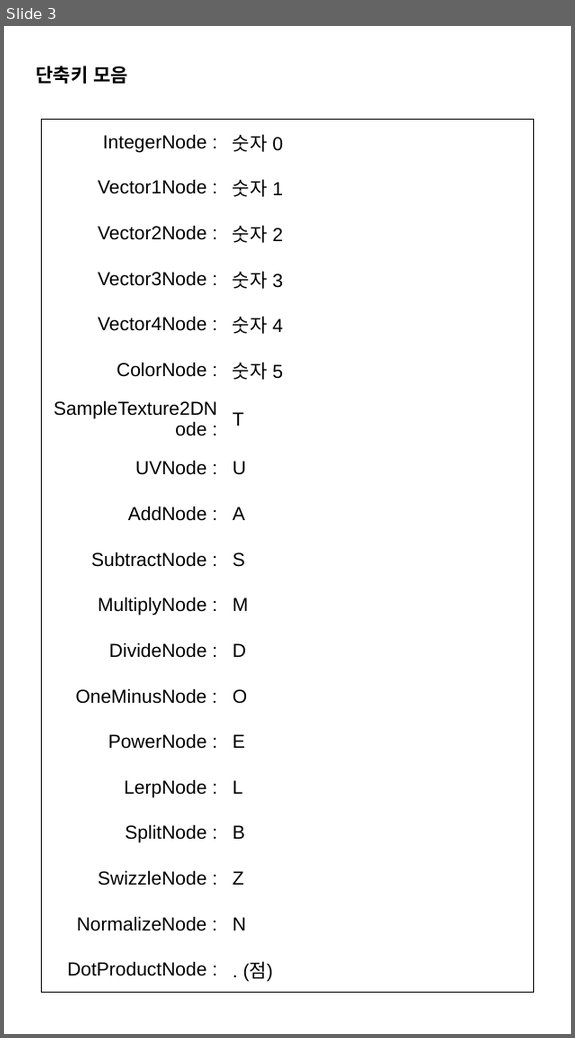
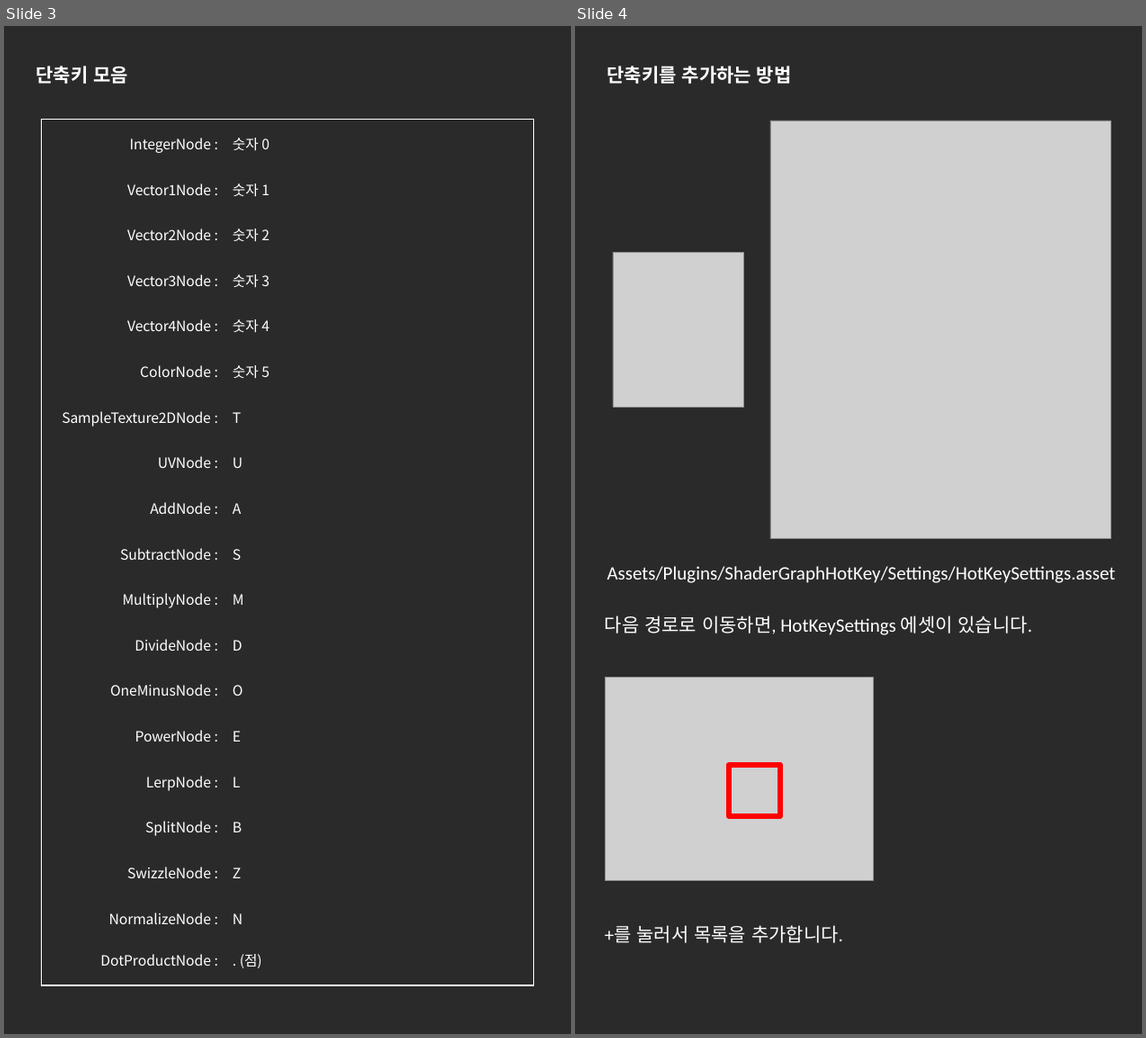
Before and after one commit to NK-Studio/ShaderGraphHotKey, a slide deck: Document KR.pptx. Shown side by side, each under a label of ours: slide 3 before the commit, slides 3 and 4 after it. The pictures are 575x1038 and 1146x1038 pixels, drawn with LibreOffice and Linux fonts; fonts in the diff are those of the drawing; grey boxes stand for pictures. Boxes give left, top, right and bottom in pixels: in the first picture for what was removed or moved away, otherwise in the second. Text is boxed around its words. In the diff, an @@ line names an element or a change of style, - is before the commit and + after.

```diff
--- a/Document KR.pptx
+++ b/Document KR.pptx
@@ slide 4 added at (575,26,1142,1034), background #FFFFFF; not listed: 1 template element that a slide beside it also shows @@
@@ text added at (607,66,792,84), 18 pt, text #FFFFFF, bold @@
+단축키를 추가하는 방법
@@ picture added at (770,120,1111,539) @@
@@ picture added at (613,253,743,407) @@
@@ text added at (607,566,1116,583), 18 pt, text #FFFFFF @@
+Assets/Plugins/ShaderGraphHotKey/Settings/HotKeySettings.asset
@@ text added at (605,616,1033,635), 18 pt, text #FFFFFF @@
+다음 경로로 이동하면, HotKeySettings 에셋이 있습니다.
@@ picture added at (606,678,873,881) @@
@@ rectangle added at (729,765,780,816), outline #FF0000 5 pt @@
@@ text added at (605,925,843,943), 18 pt, text #FFFFFF @@
++를 눌러서 목록을 추가합니다.
@@ slide 3 changed as well @@
@@ freeform shape added at (4,26,571,1034), fill #2A2A2A @@
@@ text "단축키 모음" at (36,66,129,84): font Arial to Noto Sans CJK KR, text colour #000000 to #FFFFFF; indent changed; more space between paragraphs @@
@@ table at (61,132,277,972) @@
@@ fill none to #2A2A2A in 38 cells @@
@@ size 18 to 13.5 pt, font Arial to Noto Sans CJK KR, text colour #000000 to #FFFFFF @@
@@ letter spacing 0 to -0.1 pt in "IntegerNode", "Vector1Node", "Vector2Node", "Vector3Node" and 11 more places @@
@@ letter spacing 0 to 0.1 pt in "숫자", "숫자", "숫자", "숫자" and 2 more places @@
@@ more space between paragraphs @@
@@ indent changed @@
@@ line spacing 1 to 15.8pt @@
@@ borders changed @@
@@ table: place and size @@
-table at (41,119,533,985)
+table at (61,132,277,972)
@@ group added at (40,119,534,986): 4 freeform shapes @@
```
Also in this commit, not shown: 2 other slides changed, 2 other slides added, 1 other file.
